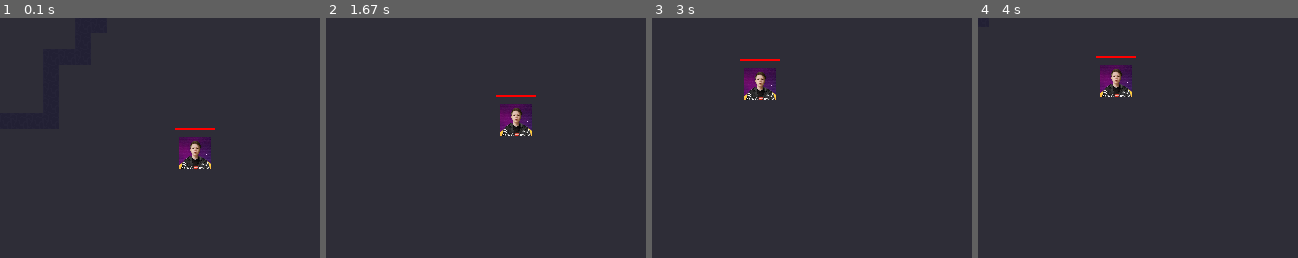
Above: before the commit, frames 1-4 (left to right).
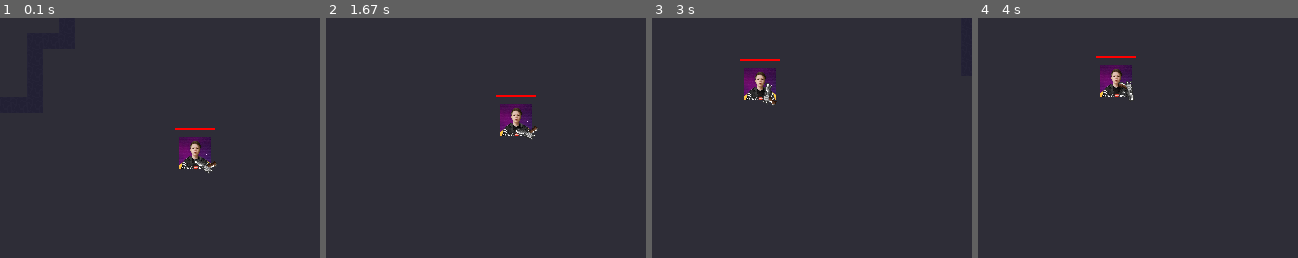
Above: after the commit, the same moments.

Repository: RyDawg-Studios/Chipset
Game: pygame game, started from main.py
Two runs of this game, one before a commit and one after it. Both use one fixed random seed, a clock stepped at 60 frames per second and the inputs below.
Inputs (mouse positions are % of the whole screen's width and height, from its top left):
- Up to frame 1 (0.1 s): no input
- Up to frame 2 (1.67 s): tap Space at 0.33 s; hold Right 0.67-1.13 s; move the mouse to (82, 47) at 0.7 s; hold Up 1.17-1.47 s; move the mouse to (26, 51) at 1.2 s; hold Right from 1.5 s (still down); move the mouse to (19, 35) at 1.53 s
- Up to frame 3 (3 s): release Right at 1.97 s; hold Left 2-2.53 s; move the mouse to (65, 15) at 2.03 s; hold Down 2.57-2.87 s; move the mouse to (62, 59) at 2.6 s; hold Left from 2.9 s (still down); move the mouse to (52, 16) at 2.93 s
- Up to frame 4 (4 s): release Left at 3.3 s; hold Up 3.33-3.7 s; move the mouse to (14, 47) at 3.37 s; hold Right from 3.73 s (still down); move the mouse to (51, 61) at 3.77 s
The pictures show only the part of the screen within x 28-78%, y 33-83%; the shares and areas given below are measured in that part.

The runs differ from the first frame. In frame 1, 0.2% of the frame differs, in the area x 60-68%, y 58-65%; in frame 2, 0.2%; in frame 3, 0.2%; in frame 4, 0.2%, in the area x 43-49%, y 26-35%.

Commit message:
Pistol + weapon position offset thing fix

Diff:
--- a/data/engine/actor/actor.py
+++ b/data/engine/actor/actor.py
@@ -60,8 +60,6 @@
 
         self.collideRect = self.rect
         return
-
-
 
     def update(self):
         self.ticks += 1
--- a/data/topdownshooter/content/levels/GeneratedLevel.py
+++ b/data/topdownshooter/content/levels/GeneratedLevel.py
@@ -5,6 +5,7 @@
 from data.topdownshooter.content.objects.hazard.hole.hole import Hole
 from data.topdownshooter.content.objects.levelgenerator.level_generator import LevelGenerator
 from data.topdownshooter.content.objects.player.player import ShooterPlayer
+from data.topdownshooter.content.objects.weapon.weapons.weapons import Pistol
 
 
 
@@ -16,7 +17,8 @@
 
         l = self.objectManager.add_object(LevelGenerator(man=self.objectManager, pde=pde, position=[0,0], scale=[16, 16]))
         pos = random.choice(l.whitespace)
-        p = self.objectManager.add_object(ShooterPlayer(man=self.objectManager, pde=pde, position=[pos[0]*16, pos[1]*16]))
+        p = self.objectManager.add_object(ShooterPlayer(man=self.objectManager, pde=pde, position=[pos[0]*16+16, pos[1]*16+16]))
+        p.weapon = self.objectManager.add_object(obj=Pistol(man=self.objectManager, pde=self.pde, owner=p, position=[0,0]))
 
     def deconstruct(self):
         return super().deconstruct()
--- a/data/topdownshooter/content/objects/levelgenerator/level_generator.py
+++ b/data/topdownshooter/content/objects/levelgenerator/level_generator.py
@@ -16,7 +16,6 @@
     def generate_points(self):
         for i in range(8):
             self.points.append([random.randint(0, self.scale[0]*2), random.randint(0, self.scale[1]*2)])
-        print(self.points)
 
     def generate_rects(self):
         for point in self.points:
--- a/data/topdownshooter/content/objects/player/player.py
+++ b/data/topdownshooter/content/objects/player/player.py
@@ -19,7 +19,6 @@
         self.pausable = False
         self.bleed = True
 
-        print("Hey")
         self.weaponindx = 0
 
     def construct(self):
--- a/data/topdownshooter/content/objects/shooterentity/shooterentity.py
+++ b/data/topdownshooter/content/objects/shooterentity/shooterentity.py
@@ -76,6 +76,7 @@
 
 
     def update(self):
+        super().update()
 
         if self.dead:
             self.deadticks += 1
@@ -87,7 +88,6 @@
             self.fall()
         if self.speed > 3:
             self.speed -= 0.4
-        return super().update()
 
     def takedamage(self, obj, dmg):
         if self.bleed:
@@ -131,7 +131,7 @@
 
 
     def offsetweapon(self, weapon, offset=10):
-        if weapon != None:
+        if weapon is not None:
             weapon.rect.centerx = self.rect.centerx + offset
             weapon.rect.centery = self.rect.centery + offset
 
--- a/data/topdownshooter/content/objects/weapon/bullets/bullets.py
+++ b/data/topdownshooter/content/objects/weapon/bullets/bullets.py
@@ -321,3 +321,9 @@
         super().__init__(man, pde, owner, position, target, scale=[24, 3], sprite=r'data\topdownshooter\assets\sprites\weapons\turret\turret_bullet.png')
         self.speed = 30
         self.damage = 4
+
+class PistolBullet(Bullet):
+    def __init__(self, man, pde, owner, position=[0, 0], target=[0, 0]):
+        super().__init__(man, pde, owner, position, target, scale=[12, 3], sprite=r'data\topdownshooter\assets\sprites\weapons\pistol\pistolbullet.png')
+        self.speed = 18
+        self.damage = 8
--- a/data/topdownshooter/content/objects/weapon/weapons/weapons.py
+++ b/data/topdownshooter/content/objects/weapon/weapons/weapons.py
@@ -4,7 +4,7 @@
 from data.topdownshooter.content.objects.enemy.default_enemy import DefaultEnemy
 from data.topdownshooter.content.objects.enemy.enemy import ShooterEnemy
 from data.topdownshooter.content.objects.weapon.weapons.weapon import Weapon
-from data.topdownshooter.content.objects.weapon.bullets.bullets import DefaultBullet, DevBullet, Electrosphere, Grenade, LaserBullet, LaserBullet2, RevolverBullet, Rocket, SMGBullet, ShotgunBullet, SniperBullet, SplatBullet, TurretBullet
+from data.topdownshooter.content.objects.weapon.bullets.bullets import DefaultBullet, DevBullet, Electrosphere, Grenade, LaserBullet, LaserBullet2, PistolBullet, RevolverBullet, Rocket, SMGBullet, ShotgunBullet, SniperBullet, SplatBullet, TurretBullet, PistolBullet
 from data.topdownshooter.content.objects.weapon.upgrade.upgrades import DisarmamentUpgrade, ExplosiveBulletsUpgrade, GrenadeLauncherUpgrade, SecondWindUpgrade, SplitStreamUpgrade, VamprismUpgrade
 
 
@@ -206,3 +206,23 @@
         if not self.shooting:
             self.shooting = False
         return super().update()
+
+class Pistol(Weapon):
+    def __init__(self, man, pde, owner, position):
+        super().__init__(man, pde, owner, id="Pistol", position=position)
+        self.shot = False
+        self.bullet = PistolBullet
+
+    def shoot(self, target, bullet):
+        self.shooting = True
+        if not self.shot:
+            super().shoot(target, bullet)
+            self.shot = True
+            return
+
+    def update(self):
+        if self.shot == True and self.shooting == False:
+            self.shot = False
+        if not self.shooting:
+            self.shooting = False
+        return super().update()
--- a/data/topdownshooter/data/weapondata.json
+++ b/data/topdownshooter/data/weapondata.json
@@ -302,6 +302,25 @@
             "shotangles": [0],
             "damagemultiplier": 1
         }
+    },
+    "Pistol":
+    {
+        "textinfo":{
+            "name": "Pistol",
+            "desc": "Starter weapon",
+            "flavor": "Everyone's gotta start somewhere."
+        },
+        "transforminfo":{
+            "scale": [21, 15],
+            "sprite": "data\\topdownshooter\\assets\\sprites\\weapons\\pistol\\pistol.png"
+
+        },
+        "statinfo":{
+            "firerate": 20,
+            "shotspread": 2,
+            "shotangles": [0],
+            "damagemultiplier": 1
+        }
     }
 
 }
Binary file added: data/topdownshooter/assets/sprites/weapons/pistol/pistol.png
Binary file added: data/topdownshooter/assets/sprites/weapons/pistol/pistolbullet.png
